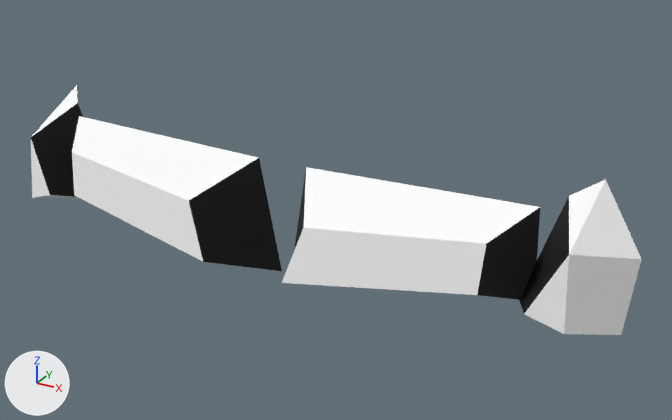
A saved change to the glTF model client/public/models/parts/modular-fantasy-hero__SK_Chr_Eyebrow_Male_09.glb.
Both versions are drawn from a camera (50 mm lens) standing at (12.52, -29.4, 334.59) and looking at (2.04, -10.35, 325.07). The lights are fixed; the arrows at lower left show +X, +Y and +Z. The first picture is the older version. Vertices at exactly the same position are counted once.

In view in the first picture: 'SK_Chr_Eyebrow_Male_09'.
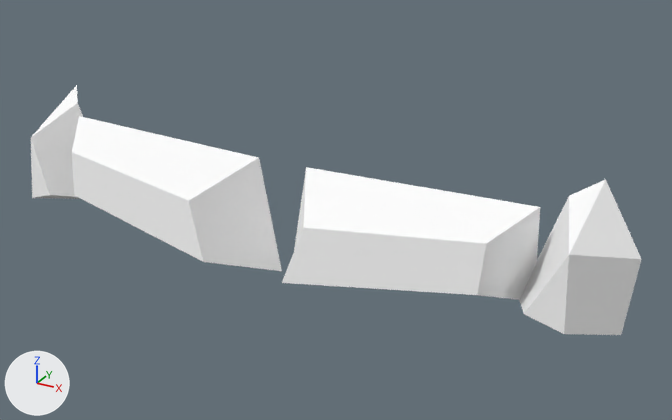
Edits to the bpy script that builds the scene:
```text
Change mat_character:
    where n0 = _N.new('ShaderNodeBsdfPrincipled'); n0.name = 'Principled BSDF'
    add n0.inputs[0].default_value = (1.0, 1.0, 1.0, 1.0)  # 'Base Color', white #ffffff
    remove n2 = _N.new('ShaderNodeVertexColor'); n2.name = 'Color Attribute'
    remove _L.new(n2.outputs[0], n0.inputs[0])  # 'Color' to 'Base Color'
Change me_mesh_0:
    where me_mesh_0.from_pydata(...)  # 32 vertices, 48 faces; spans x -8.1..9.5, y -13.2..-10.0, z 166.2..170.0
    used by ob_sk_chr_eyebrow_male_09; location = (0.0, 0.48, 156.91)
    me_mesh_0 part 1: vertex colours changed
```

Pixel boxes (x1, y1, x2, y2) of what changed, in the pictures (672 x 420 px):
'SK_Chr_Eyebrow_Male_09', recoloured
    both: (31, 100, 572, 316)
